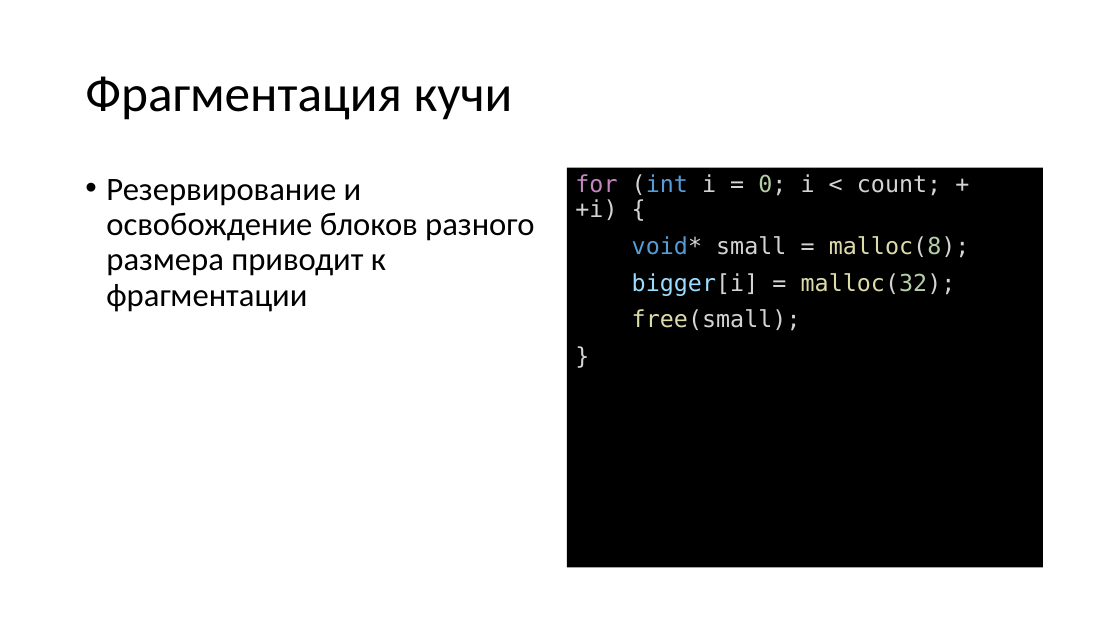
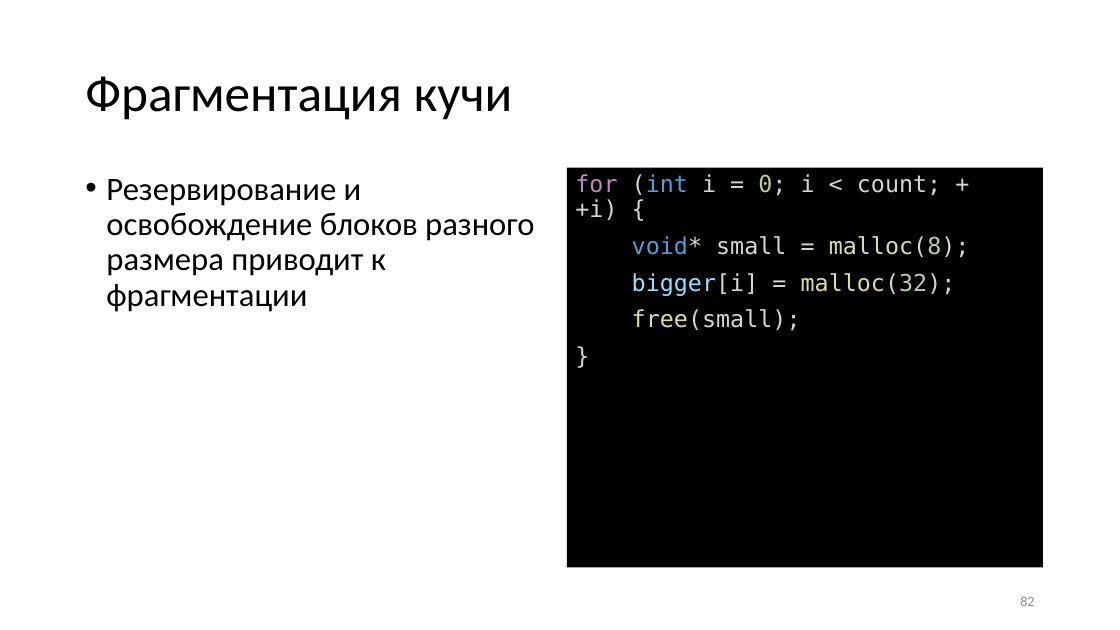
Before and after one commit to Evgueni-Petrov-aka-espetrov/Algorithms-and-Programming-in-C-pptx, a slide deck: slide 82 of 06.5 Размещение типов в памяти.pptx. Drawn at 1120x630 pixels with LibreOffice and Linux fonts; fonts in the diff are those of the drawing. Boxes give left, top, right and bottom in pixels: in the first picture for what was removed or moved away, otherwise in the second. Text is boxed around its words. In the diff, an @@ line names an element or a change of style, - is before the commit and + after.

```diff
--- a/06.5 Размещение типов в памяти.pptx
+++ b/06.5 Размещение типов в памяти.pptx
@@ page number added at (1020, 596, 1034, 606), 12 pt, text #8C8C8C @@
+82
```
Also in this commit, not shown: 98 other slides changed.
